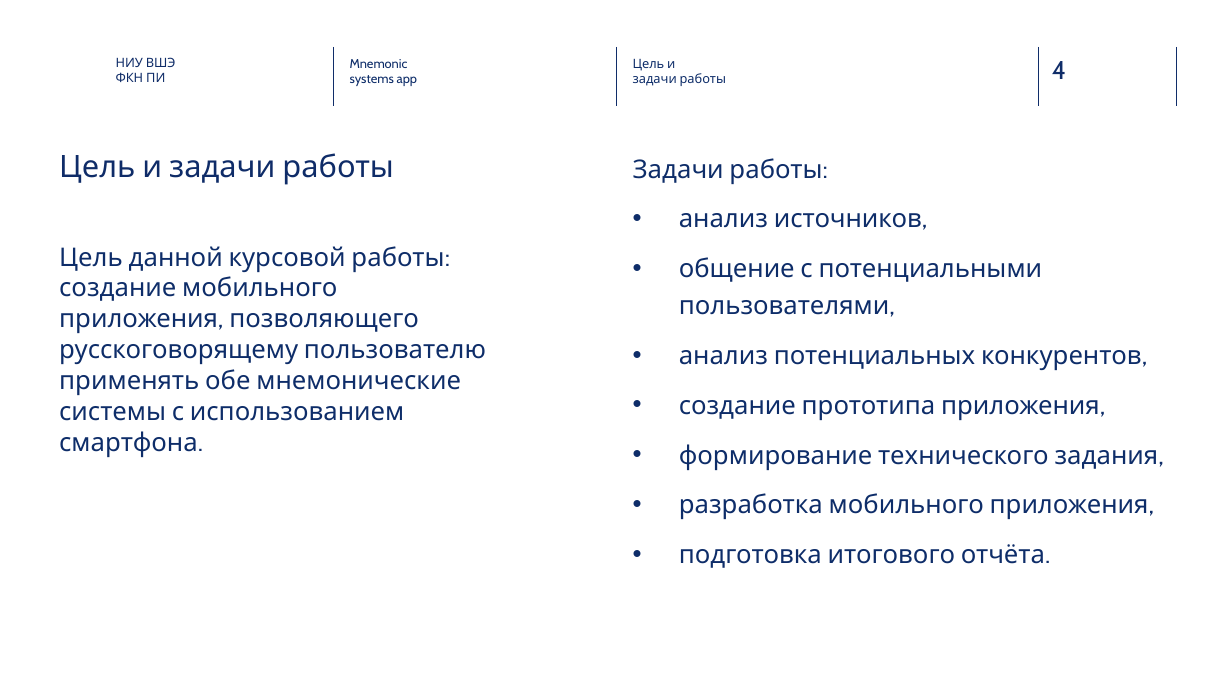
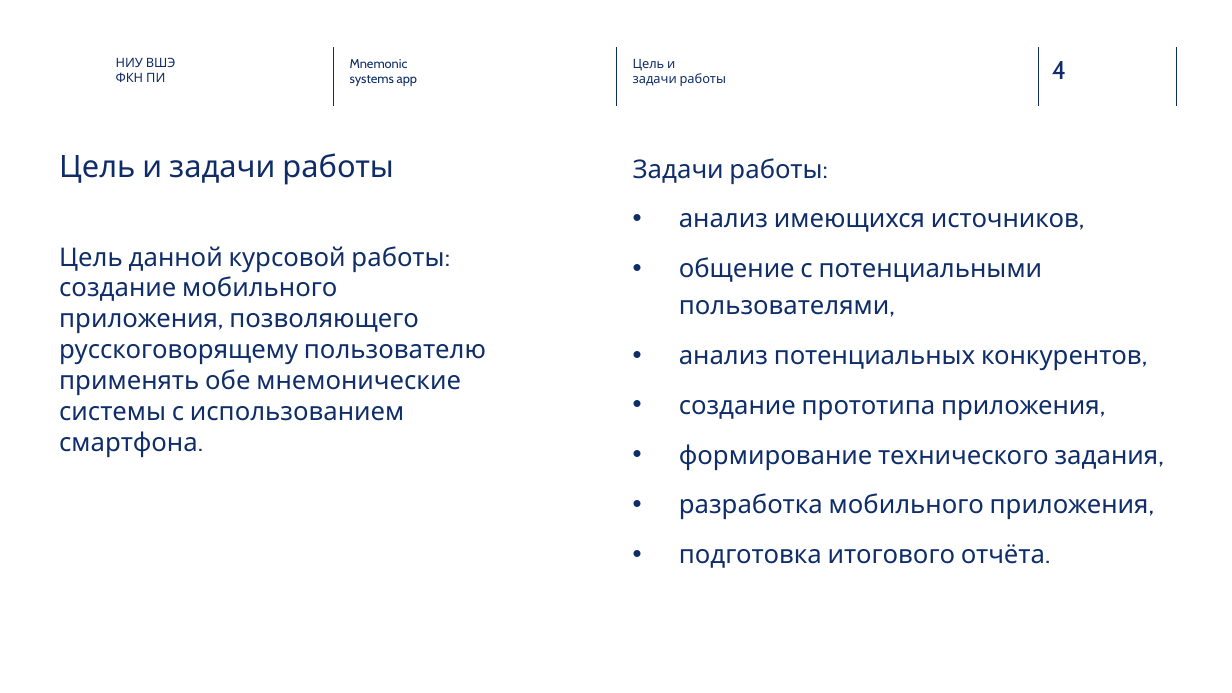
Before and after one commit to NikPeg/mnemonic_systems_app, a slide deck: slide 4 of Итоговые документы/presentation.pptx. Drawn at 1232x693 pixels with LibreOffice and Linux fonts; fonts in the diff are those of the drawing; background and template pictures are left out. Boxes give left, top, right and bottom in pixels: in the first picture for what was removed or moved away, otherwise in the second. Text is boxed around its words. In the diff, an @@ line names an element or a change of style, - is before the commit and + after.

```diff
--- a/Итоговые документы/presentation.pptx
+++ b/Итоговые документы/presentation.pptx
@@ text at box(679, 213, 1079, 232): text changed @@
-• анализ источников,
+• анализ имеющихся источников,
```
Also in this commit, not shown: 1 other slide changed, 1 slide added.
